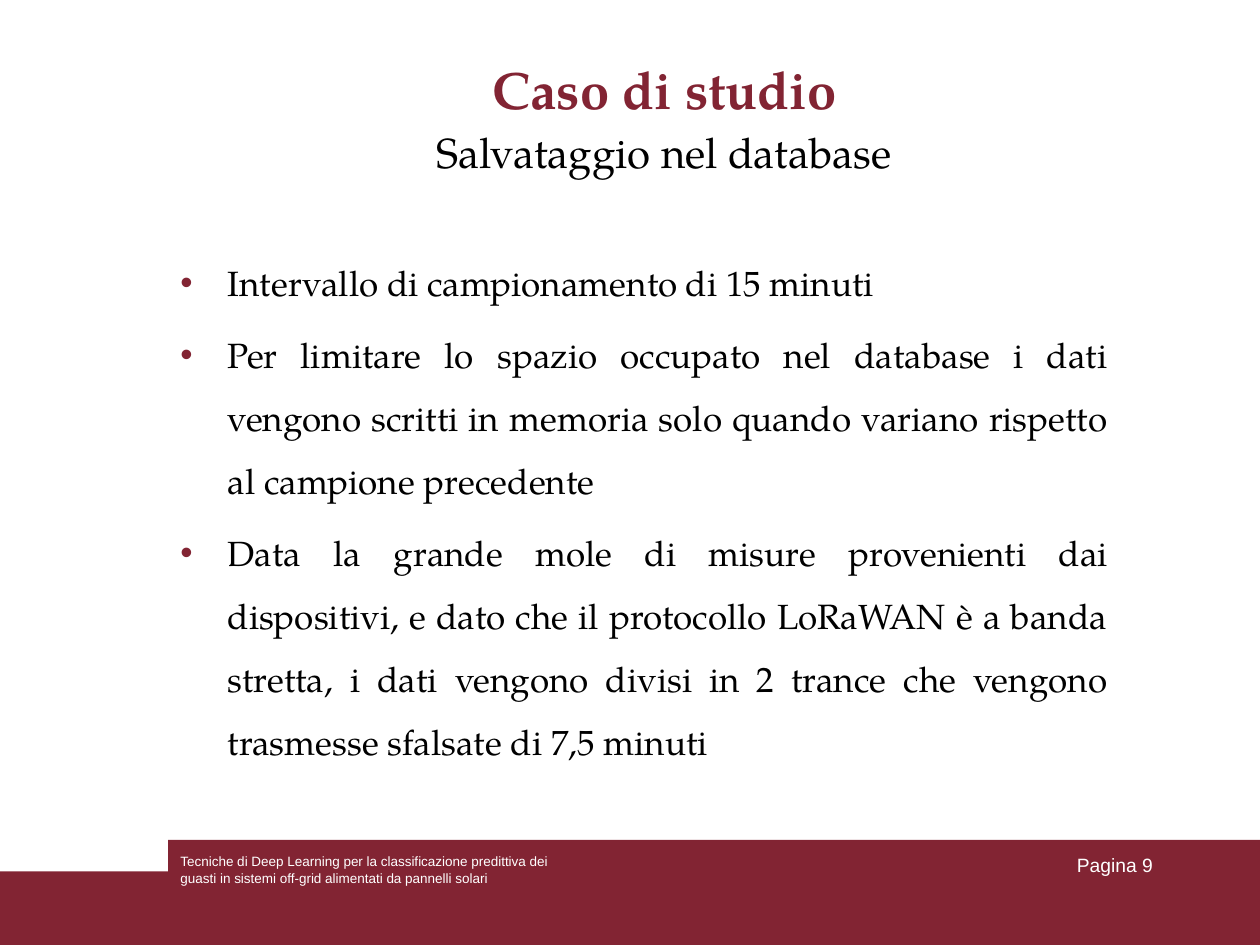
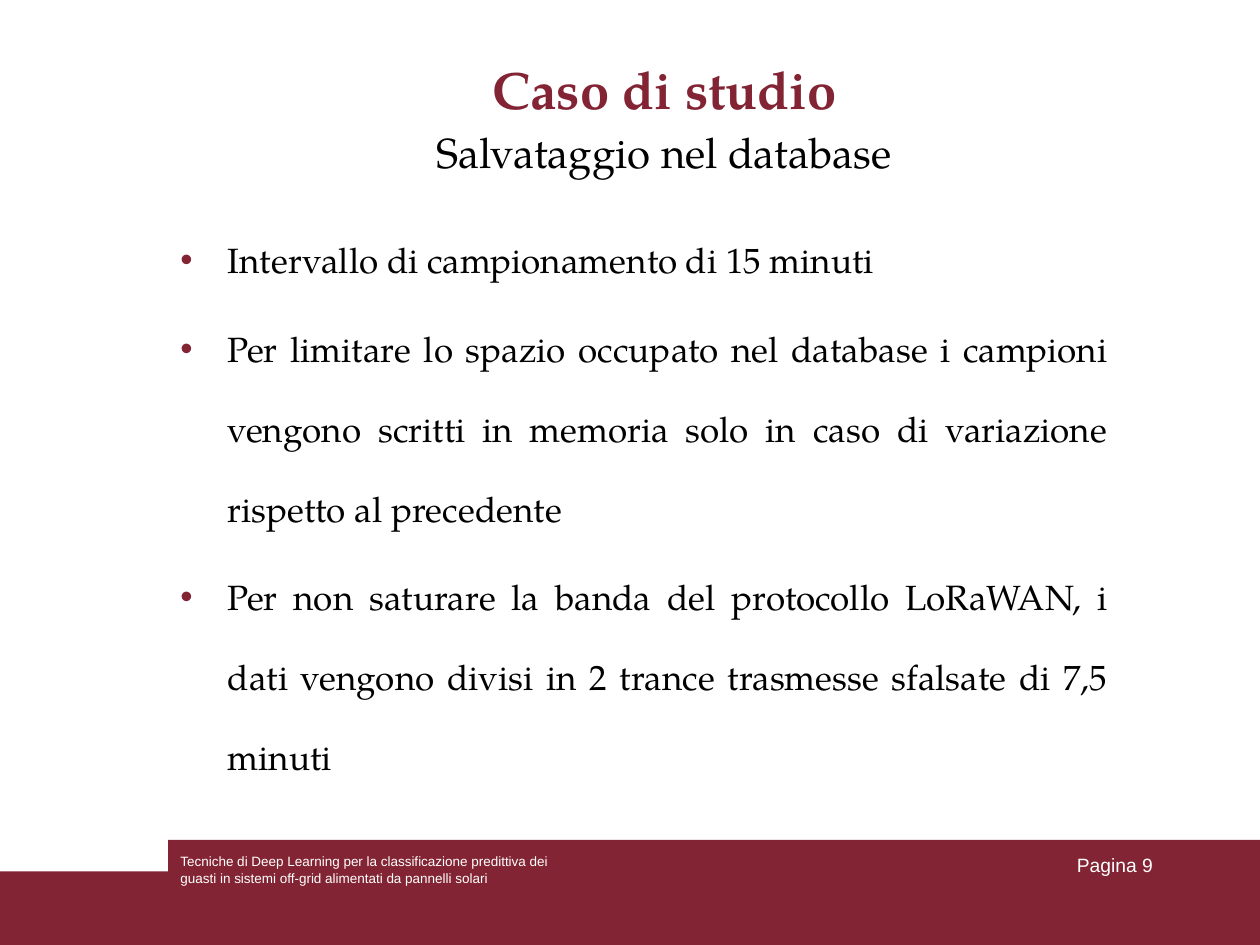
Before and after one commit to lorenzoooooo/DL-for-Predictive-Fault-Classification-in-Off-Grid-Systems, a slide deck: slide 9 of Presentazione_tesi.ppt. Drawn at 1260x945 pixels with LibreOffice and Linux fonts; fonts in the diff are those of the drawing. Boxes give left, top, right and bottom in pixels: in the first picture for what was removed or moved away, otherwise in the second. Text is boxed around its words. In the diff, an @@ line names an element or a change of style, - is before the commit and + after.

```diff
--- a/Presentazione_tesi.ppt
+++ b/Presentazione_tesi.ppt
@@ text "Intervallo di campionamento di 15 ..." moved from (x1=228, y1=270, x2=1108, y2=761) to (x1=228, y1=247, x2=1108, y2=771) @@
@@ text at (x1=228, y1=247, x2=874, y2=283): line spacing 1.5 to 1.9 @@
@@ text at (x1=228, y1=336, x2=1108, y2=771): text changed @@
-• Per limitare lo spazio occupato nel database i dati vengono scritti in memoria solo quando variano rispetto al campione precedente
-• Data la grande mole di misure provenienti dai dispositivi, e dato che il protocollo LoRaWAN è a banda stretta, i dati vengono divisi in 2 trance che vengono trasmesse sfalsate di 7,5 minuti
+• Per limitare lo spazio occupato nel database i campioni vengono scritti in memoria solo in caso di variazione rispetto al precedente
+• Per non saturare la banda del protocollo LoRaWAN, i dati vengono divisi in 2 trance trasmesse sfalsate di 7,5 minuti
```
Also in this commit, not shown: 17 other slides changed.
